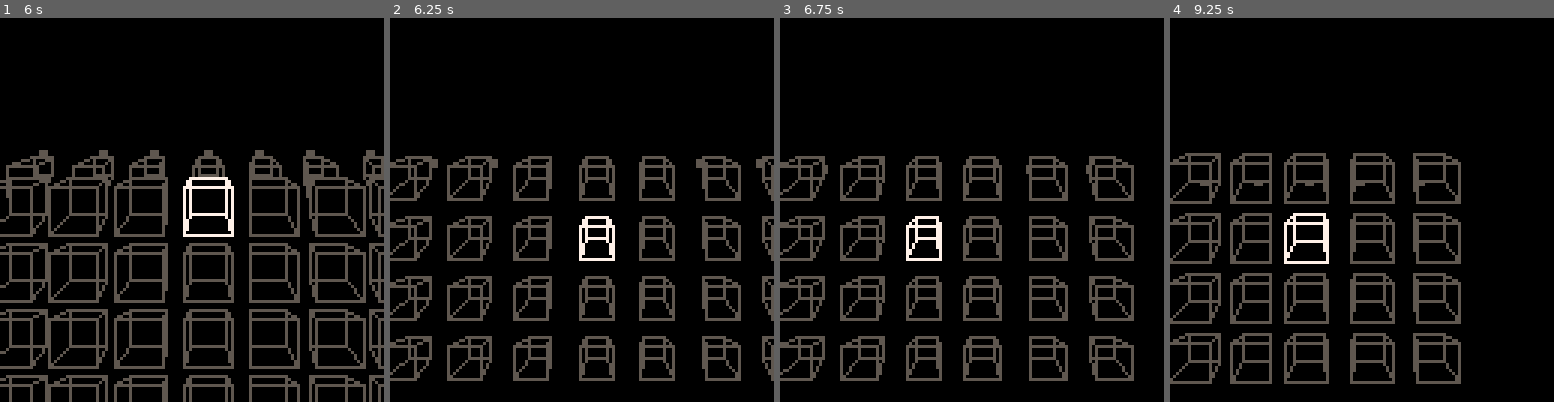
Above: before the commit, frames 1-4 (left to right).
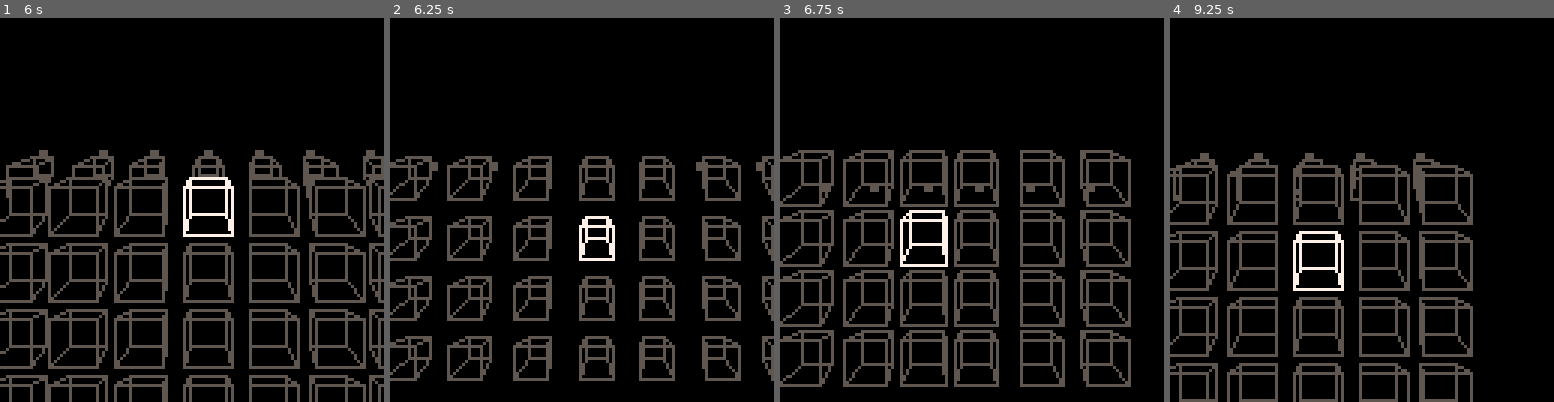
Above: after the commit, the same moments.

Repository: abemassry/dimensional-jump
Game: PICO-8 cartridge dimensional-jump.p8
Same seed, same stepped clock (60 frames per second), same inputs: the game is played once before the commit and once after it.
Inputs:
- Up to frame 1 (6 s): tap X (X key) at 0.33, 1.07, 1.85, 2.97, 4.08, 5.2 s; tap O (Z key) at 0.7, 1.7, 2.1, 2.5, 2.9, 3.3, 3.7, 4.1, 4.5, 4.9, 5.3, 5.7 s; hold Right 1.6-2.1 s; hold Up 2.15-2.42 s; hold Right 2.47-3.03 s; hold Left 3.08-3.58 s; hold Down 3.63-3.97 s; hold Right 4.02-4.68 s; hold Up 4.73-5.03 s; hold Left 5.08-5.68 s; hold Down from 5.73 s (still down)
- Up to frame 2 (6.25 s): release Down at 6.03 s; hold Right from 6.08 s (still down); tap O (Z key) at 6.1 s
- Up to frame 3 (6.75 s): tap X (X key) at 6.32 s; tap O (Z key) at 6.5 s; release Right at 6.58 s; hold Right from 6.63 s (still down)
- Up to frame 4 (9.25 s): tap O (Z key) every 0.4 s from 6.9 to 8.9 s; release Right at 7.13 s; hold Up 7.18-7.45 s; tap X (X key) at 7.43, 8.55 s; hold Right 7.5-8.07 s; hold Left 8.12-8.62 s; hold Down 8.67-9 s; hold Right from 9.05 s (still down)

Frame 1 is identical in both runs. In frame 2, 0.1% of the frame differs, in the area x 10-97%, y 36-40%; in frame 3, 25%, in the area x 0-93%, y 34-97%; in frame 4, 20%.

Commit message:
modified animation speed, looks good now, closes #13

Diff:
--- a/dimensional-jump.p8
+++ b/dimensional-jump.p8
@@ -607,7 +607,7 @@
 			if (self.jumppress == true) then
 				self.current = -10
 				if (self.startanim > 5) then
-					self.jumpanim -= 3.75
+					self.jumpanim -= 5.95
 				end
 			end
 
